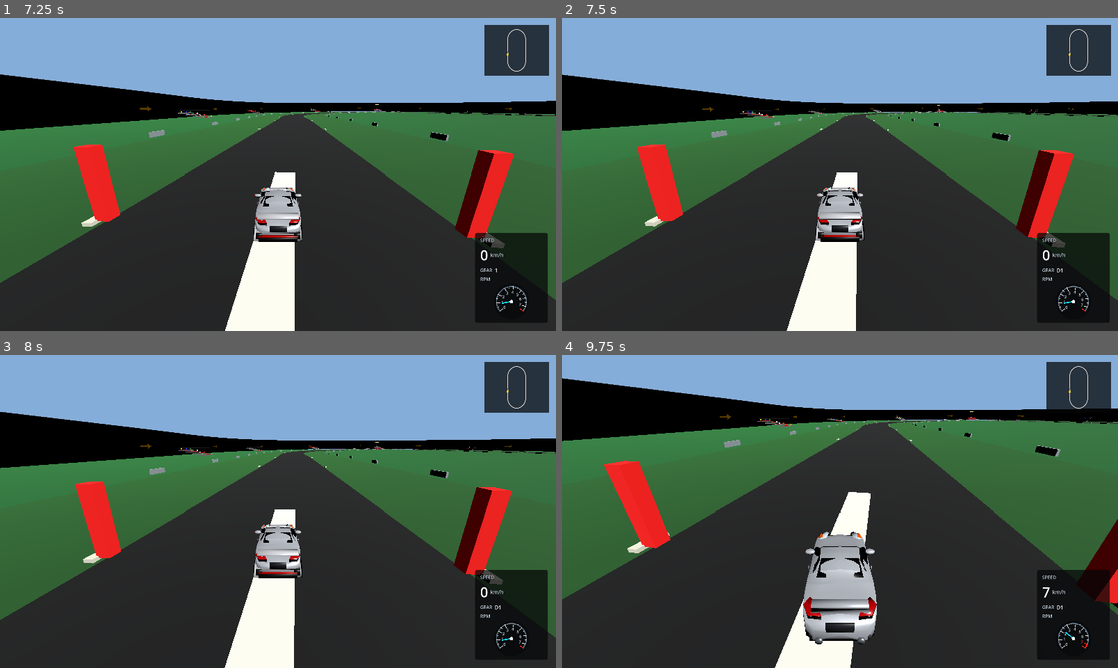
Above: before the commit, frames 1-4 (two rows, left to right).
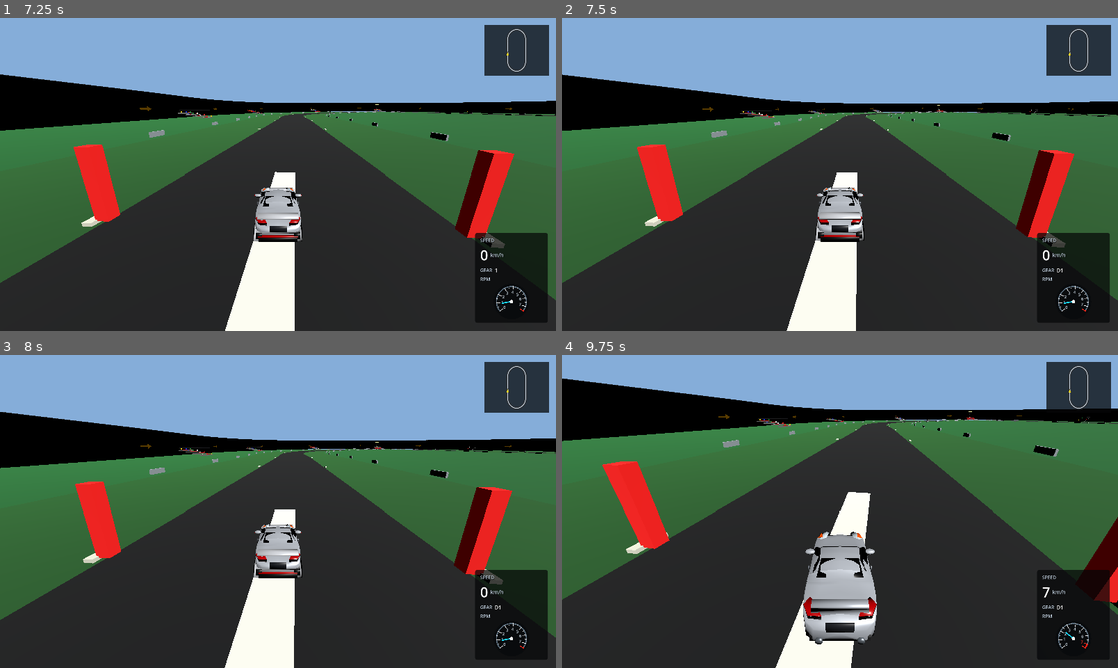
Above: after the commit, the same moments.

Repository: Dziuras98/car-game
Game: Godot game, scene res://scenes/startup.tscn
Same seed, same stepped clock (60 frames per second), same inputs: the game is played once before the commit and once after it.
Inputs:
- Up to frame 1 (7.25 s): click "Free drive" at 0.5 s; click "Simple oval" at 1.25 s; click "Nissan 370Z" at 2 s; click "370Z automatic" at 2.75 s; tap Enter at 3.5 s; hold Right (steer-right) 3.53-4.28 s; tap C (camera-back) at 3.6, 5.1, 6.6 s; hold Down (brake) 4.28-5.03 s; tap T (switch-car) at 4.35, 5.85 s; tap R (reset-car) at 5 s; hold Right (steer-right) 5.03-5.78 s; hold Up (accelerate) 5.78-6.53 s; hold Left (steer-left) from 6.53 s (still down)
- Up to frame 2 (7.5 s): keep holding Left (steer-left); tap T (switch-car) at 7.35 s
- Up to frame 3 (8 s): keep holding Left (steer-left)
- Up to frame 4 (9.75 s): tap R (reset-car) at 8 s; release Left (steer-left) at 8.03 s; hold Down (brake) 8.03-8.78 s; tap C (camera-back) at 8.1, 9.6 s; hold Right (steer-right) 8.78-9.53 s; tap T (switch-car) at 8.85 s; hold Up (accelerate) from 9.53 s (still down)

Frame 1 is identical in both runs. In frame 2, less than 0.1% of the frame differs, in the area x 89-95%, y 85-94%; in frame 3, less than 0.1%; in frame 4, 0.6%, in the area x 0-100%, y 7-100%.

Commit message:
Apply sampled NISMO powertrain and axle tuning

Diff:
--- a/resources/cars/nissan/370z_nismo/specs/370z_nismo_7at_specs.tres
+++ b/resources/cars/nissan/370z_nismo/specs/370z_nismo_7at_specs.tres
@@ -1,6 +1,7 @@
-[gd_resource type="Resource" load_steps=2 format=3]
+[gd_resource type="Resource" load_steps=3 format=3]
 
 [ext_resource type="Script" path="res://scripts/car/car_specs.gd" id="1_specs"]
+[ext_resource type="Resource" path="res://resources/cars/nissan/370z_nismo/specs/370z_nismo_torque_curve.tres" id="2_curve"]
 
 [resource]
 script = ExtResource("1_specs")
@@ -13,15 +14,18 @@
 max_reverse_speed = 10.0
 steering_speed = 2.9
 wheel_base = 2.55
-axle_track_width = 1.55
+front_axle_track_width = 1.55
+rear_axle_track_width = 1.595
 max_steering_angle_degrees = 32.0
 idle_rpm = 850.0
 peak_torque_rpm = 5200.0
-redline_rpm = 7400.0
-rev_limiter_rpm = 7500.0
+power_peak_rpm = 7400.0
+redline_rpm = 7500.0
+rev_limiter_rpm = 7600.0
+torque_curve = ExtResource("2_curve")
 low_rpm_torque_multiplier = 0.52
 mid_rpm_torque_multiplier = 0.88
-redline_torque_multiplier = 0.88
+redline_torque_multiplier = 0.864
 engine_force = 30.0
 engine_brake_force = 3.3
 rpm_response = 8.6
@@ -46,7 +50,10 @@
 frontal_area = 2.08
 air_density = 1.225
 rolling_resistance_coefficient = 0.015
-lateral_grip = 11.3
+front_lateral_grip = 11.0
+rear_lateral_grip = 11.6
+front_tire_width_m = 0.245
+rear_tire_width_m = 0.285
 handbrake_lateral_grip_multiplier = 0.26
 steering_slip_gain = 0.90
 slip_speed_threshold = 2.35
